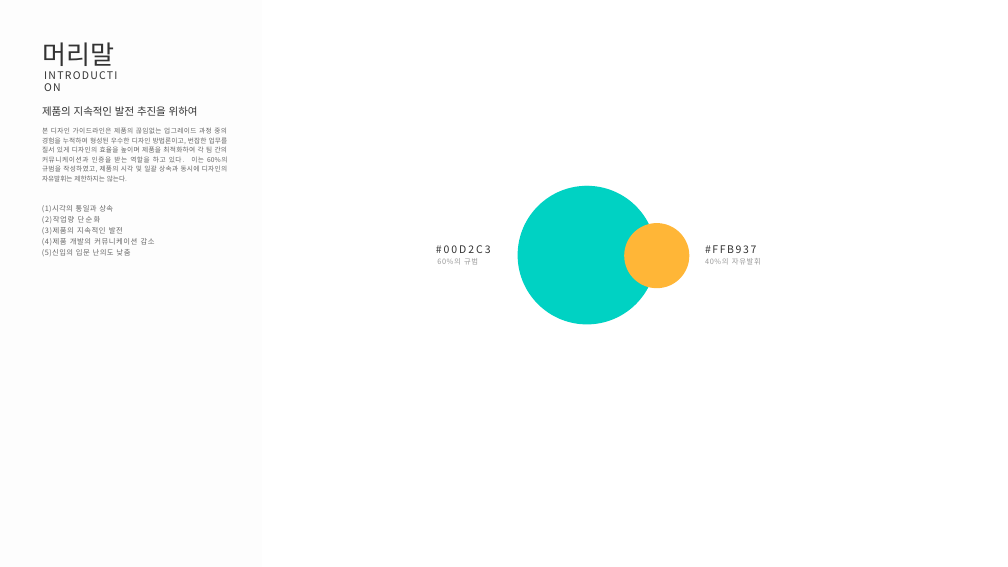
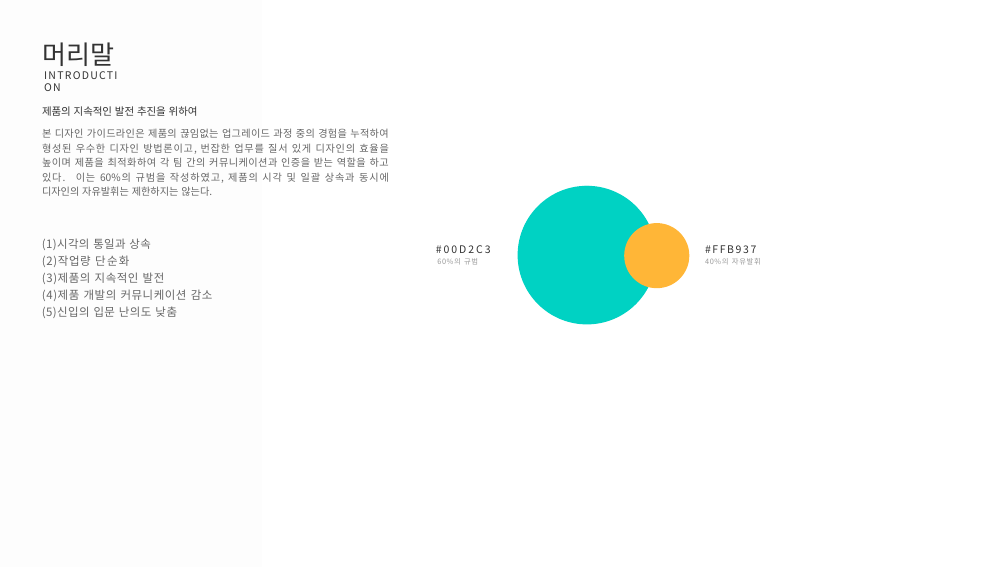
Before and after one commit to windsoccer/H160, a slide deck: slide 2 of 건강160_자료/01.(번역본)환자용 App 디자인 가이드라인_180709_kr.pptx. Drawn at 1008x567 pixels with LibreOffice and Linux fonts; fonts in the diff are those of the drawing. Boxes give left, top, right and bottom in pixels: in the first picture for what was removed or moved away, otherwise in the second. Text is boxed around its words. In the diff, an @@ line names an element or a change of style, - is before the commit and + after.

Commit message:
디자인 가이드 확인

```diff
--- a/건강160_자료/01.(번역본)환자용 App 디자인 가이드라인_180709_kr.pptx
+++ b/건강160_자료/01.(번역본)환자용 App 디자인 가이드라인_180709_kr.pptx
@@ text "본 디자인 가이드라인은 제품의 끊임없는 ..." at [42, 128, 389, 196]: size 10.5 to 16 pt @@
@@ text "(1)시각의 통일과 상속": place and size @@
-text "(1)시각의 통일과 상속" at [42, 205, 155, 256]
+text "(1)시각의 통일과 상속" at [42, 238, 213, 318]
@@ text "(1)시각의 통일과 상속" at [42, 238, 213, 318]: size 11.5 to 18 pt @@
```
